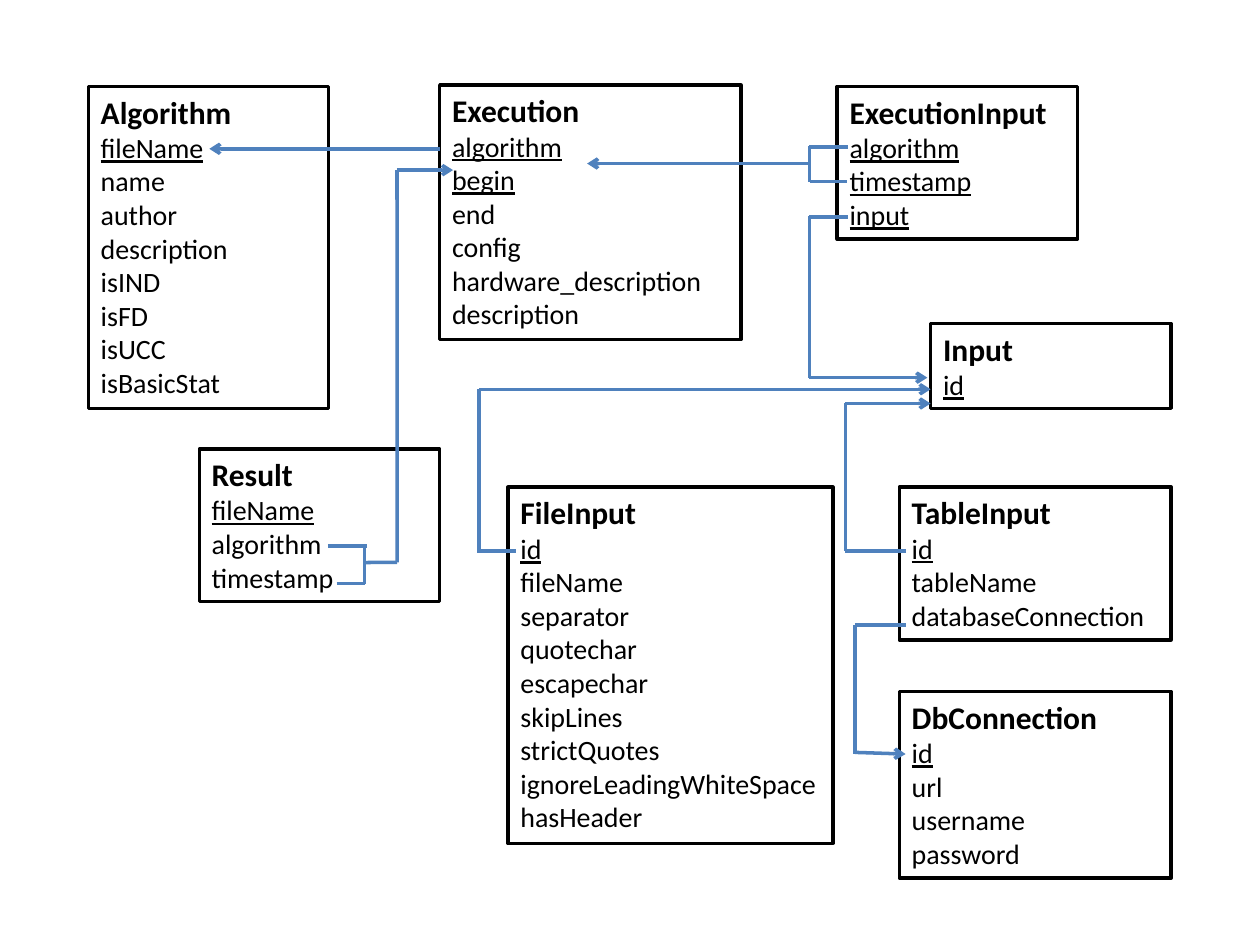
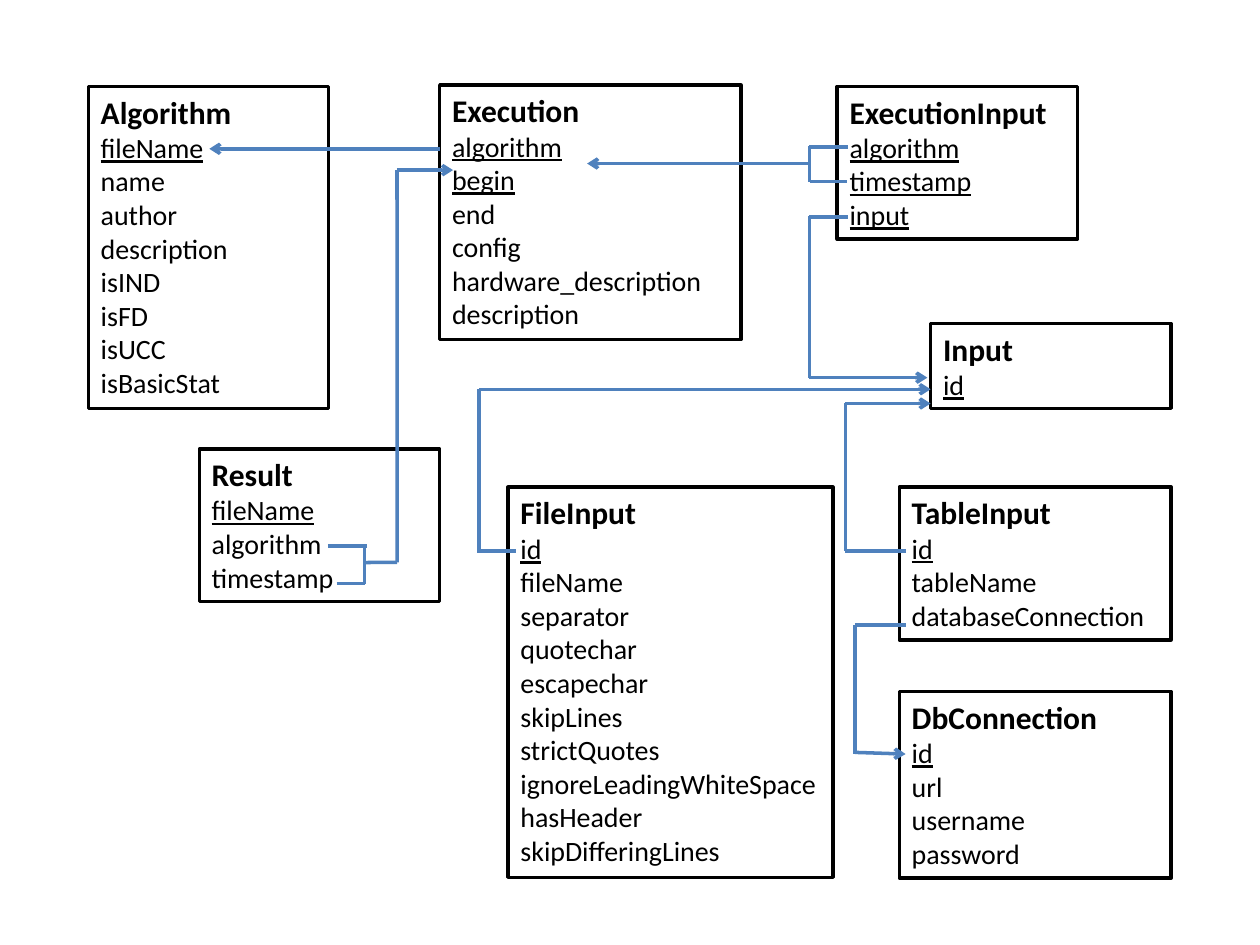
Before and after one commit to HPI-Information-Systems/Metanome, a slide deck: slide 1 of Metanome_DbSchema.pptx. Drawn at 1260x945 pixels with LibreOffice and Linux fonts; fonts in the diff are those of the drawing. Boxes give left, top, right and bottom in pixels: in the first picture for what was removed or moved away, otherwise in the second. Text is boxed around its words. In the diff, an @@ line names an element or a change of style, - is before the commit and + after.

Commit message:
#74 #61 added constructor in FileInput.java that assumes standard parser settings extended schema for skipDifferingLines attribute

```diff
--- a/Metanome_DbSchema.pptx
+++ b/Metanome_DbSchema.pptx
@@ rectangle "FileInput": place and size @@
-rectangle "FileInput" at bbox=[508, 488, 833, 844]
+rectangle "FileInput" at bbox=[508, 488, 833, 878]
@@ text in rectangle at bbox=[520, 841, 719, 866]: paragraph added @@
+skipDifferingLines
```
Also in this commit, not shown: 3 other files.
